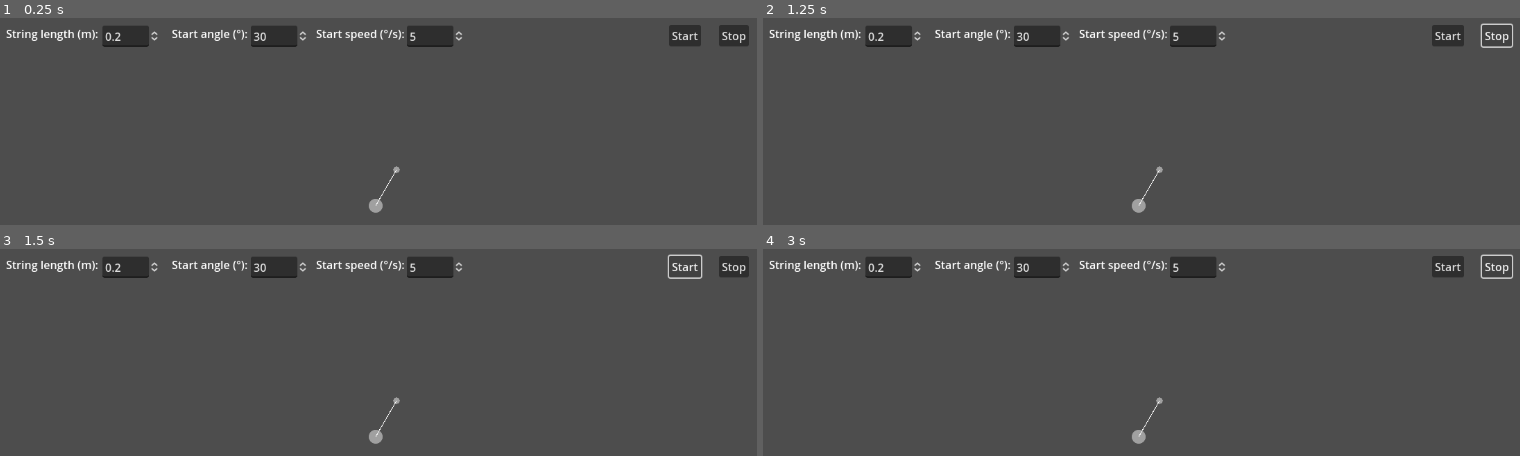
Above: before the commit, frames 1-4 (two rows, left to right).
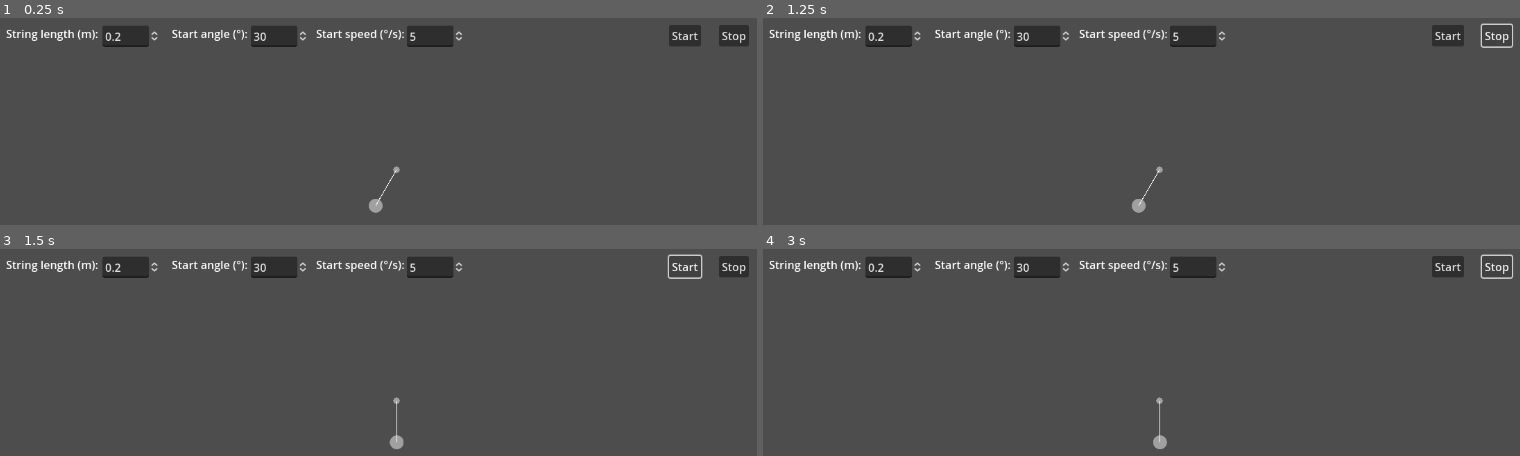
Above: after the commit, the same moments.

Repository: NemoNology/Computer-Modeling
Game: Godot game, scene res://main_scene.tscn
Same seed, same stepped clock (60 frames per second), same inputs: the game is played once before the commit and once after it.
Inputs:
- Up to frame 1 (0.25 s): no input
- Up to frame 2 (1.25 s): click "Stop" at 0.5 s
- Up to frame 3 (1.5 s): click "Start" at 1.25 s
- Up to frame 4 (3 s): click "Start" at 2 s; click "Stop" at 2.75 s

Frames 1-2 are identical in both runs. In frame 3, 0.3% of the frame differs, in the area x 48-54%, y 73-97%; in frame 4, 0.3%.

Commit message:
Build 0.75

Diff:
--- a/Lab-s/4/Godot/ball.gd
+++ b/Lab-s/4/Godot/ball.gd
@@ -3,43 +3,79 @@
 const g = 9.8;
 
 var _stringLength = 0.2;
-var _startAngleDegree = 30;
-var _startSpeed = 5;
+var _startAngleRad = deg_to_rad(30);
+var _speed = deg_to_rad(5);
 
 var frequency: float;
 var amplituda: float;
 var startPhase: float;
 
-var isSimulationProcessing: bool = false;
+var _isSimulationProcessing: bool = false;
+var time = 0;
+
 
 
 func _on_ready():
 
-
+	position.y = _stringLength * 3e2;
+	position.x = 0;
+	Rotate(_startAngleRad);
 	Recalculate();
-	position.y = _stringLength * 3e2;
-	Rotate(_startAngleDegree);
-	print(position)
-
 
 
 func _physics_process(delta):
 
-	if (!isSimulationProcessing):
+	if (!_isSimulationProcessing):
 		return;
 
-
-
+	_speed = -(g / _stringLength) * sin(Solution(time));
+	Rotate(_speed * delta**2);
+	time += delta;
 
 
 
 func Recalculate():
 
 	frequency = sqrt(_stringLength / g);
-	startPhase = atan(-deg_to_rad(_startSpeed) / (_stringLength * frequency * deg_to_rad(_startAngleDegree)));
-	amplituda = sqrt(deg_to_rad(_startAngleDegree)**2 + deg_to_rad(_startSpeed)**2 / (_stringLength * frequency)**2);
+	startPhase = atan(-_speed / (_stringLength * frequency * _startAngleRad));
+	amplituda = sqrt(_startAngleRad**2 + _speed**2 / (_stringLength * frequency)**2);
 
 
-func Rotate(angleDegree: float):
+func Solution(t: float):
 
-	position = position.rotated(deg_to_rad(angleDegree));
+	return amplituda * cos(frequency * t + startPhase);
+
+func Rotate(angleRad: float):
+
+	position.y = _stringLength * 3e2;
+	position.x = 0;
+	position = position.rotated(angleRad);
+
+
+func _on_input_string_length_value_changed(value):
+
+	_stringLength = value;
+	_on_stop_pressed();
+
+
+func _on_input_start_angle_value_changed(value):
+
+	_startAngleRad = deg_to_rad(value);
+	_on_stop_pressed();
+
+
+func _on_input_start_speed_value_changed(value):
+
+	_speed = deg_to_rad(value);
+	_on_stop_pressed();
+
+
+func _on_start_pressed():
+
+	_isSimulationProcessing = true;
+
+
+func _on_stop_pressed():
+
+	_isSimulationProcessing = false;
+	Recalculate();
--- a/Lab-s/4/Godot/main_scene.tscn
+++ b/Lab-s/4/Godot/main_scene.tscn
@@ -111,3 +111,9 @@
 texture = ExtResource("1_g3pp8")
 
 [node name="Ball" parent="." instance=ExtResource("1_r2c04")]
+
+[connection signal="value_changed" from="UI/Inputs/String Length/inputStringLength" to="Ball" method="_on_input_string_length_value_changed"]
+[connection signal="value_changed" from="UI/Inputs/Start Angle/inputStartAngle" to="Ball" method="_on_input_start_angle_value_changed"]
+[connection signal="value_changed" from="UI/Inputs/Start Speed/inputStartSpeed" to="Ball" method="_on_input_start_speed_value_changed"]
+[connection signal="pressed" from="UI/Buttoms/start" to="Ball" method="_on_start_pressed"]
+[connection signal="pressed" from="UI/Buttoms/stop" to="Ball" method="_on_stop_pressed"]
